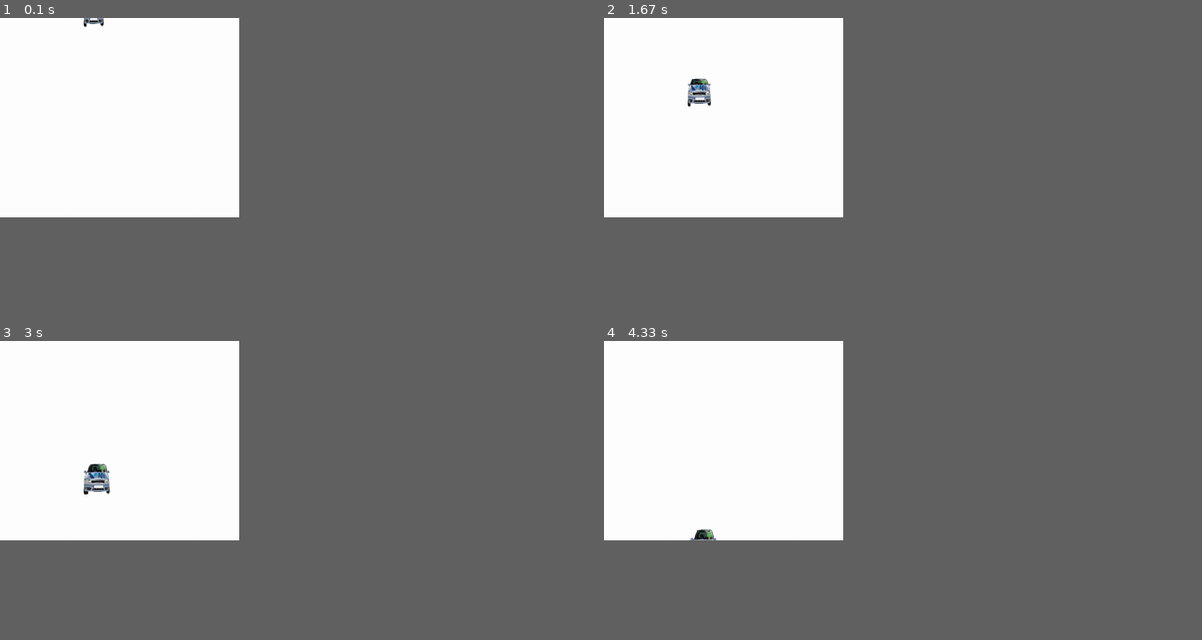
Above: before the commit, frames 1-4 (two rows, left to right).
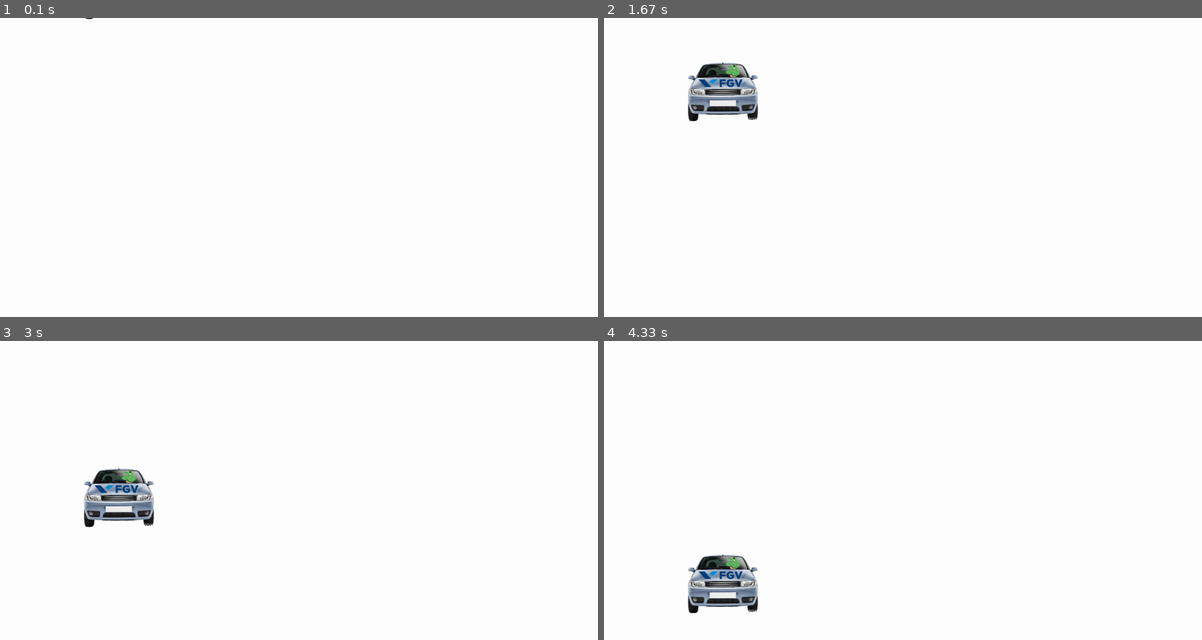
Above: after the commit, the same moments.

Repository: Arthuramcardoso/Pygame
Game: pygame game, started from V3.py
The game is run twice, just before and just after one commit, with the same random seed, the same clock (stepped at 60 frames per second) and the same inputs.
Inputs:
- Up to frame 1 (0.1 s): no input
- Up to frame 2 (1.67 s): no input
- Up to frame 3 (3 s): no input
- Up to frame 4 (4.33 s): no input
In our replay, the window is 360x300 before the commit and 900x450 after it. These sizes can differ from the game's own. Grey fills any space a smaller window leaves; there, only what the larger window draws over its background counts as a difference.

The runs differ from the first frame. In frame 1, less than 0.1% of the frame differs, in the area x 14-18%, y 0-4%; in frame 2, 1.8%; in frame 3, 1.9%, in the area x 14-26%, y 40-63%; in frame 4, 1.9%.

Commit message:
transformação do jogo em 2D + carro do marcão

Diff:
--- a/V3.py
+++ b/V3.py
@@ -5,22 +5,25 @@
 pygame.init()
 
 # ----- Gera tela principal
-altura_da_tela = 500
-largura_da_tela = 600
+altura_da_tela = 750
+largura_da_tela = 1500
 window = pygame.display.set_mode((largura_da_tela, altura_da_tela))
 pygame.display.set_caption('Jogo')
 
 
 # ----- definição tamanhos das estruturas
 
-altura_inicial_dos_obstaculos = 50
-largura_inicial_dos_obstaculos = 70
+altura_inicial_dos_obstaculos = 160
+largura_inicial_dos_obstaculos = 240
 
 carro_da_fgv_img = pygame.image.load('recursos/imagem_do_carro_da_fgv.png').convert_alpha()
 carro_da_fgv_img = pygame.transform.scale(carro_da_fgv_img, (largura_inicial_dos_obstaculos, altura_inicial_dos_obstaculos))
 
+carro_do_marcão_img = pygame.image.load('recursos/imagem_do_carro_do_marcão.png').convert_alpha()
+carro_do_marcão_img = pygame.transform.scale(carro_do_marcão_img,(largura_inicial_dos_obstaculos, altura_inicial_dos_obstaculos))
+
 # ----- Posições e velocidades iniciais
-esquerda = [200, -altura_inicial_dos_obstaculos,-1.5, 5]
+esquerda = [175, -altura_inicial_dos_obstaculos, 0, 8]
 
 
 # ----- Inicia estruturas de dados
@@ -43,10 +46,11 @@
         self.rect.y += self.speedy
 
         #atualizando o tamanho
-        self.image = pygame.transform.scale(self.image, (abs(80+self.rect.y*0.25), abs(80+self.rect.y*0.25)))
+        #self.image = pygame.transform.scale(self.image, (abs(180+self.rect.y*0.375), abs(120+self.rect.y*0.25)))
 
         #reiniciando posição
         if self.rect.top > altura_da_tela:
+            #self.image = pygame.transform.scale(self.image,(largura_inicial_dos_obstaculos, altura_inicial_dos_obstaculos))
             self.rect.x = self.posição[0]
             self.rect.y = self.posição[1]
 
Binary file added: Recursos/imagem_do_carro_do_marcão.png
